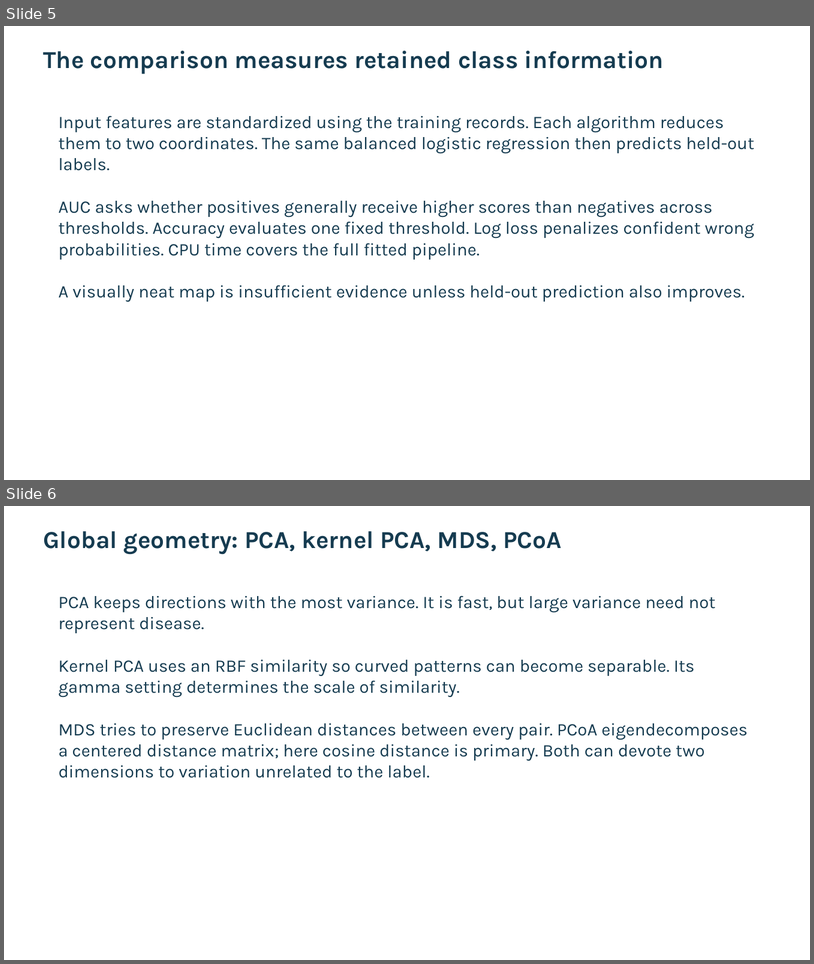
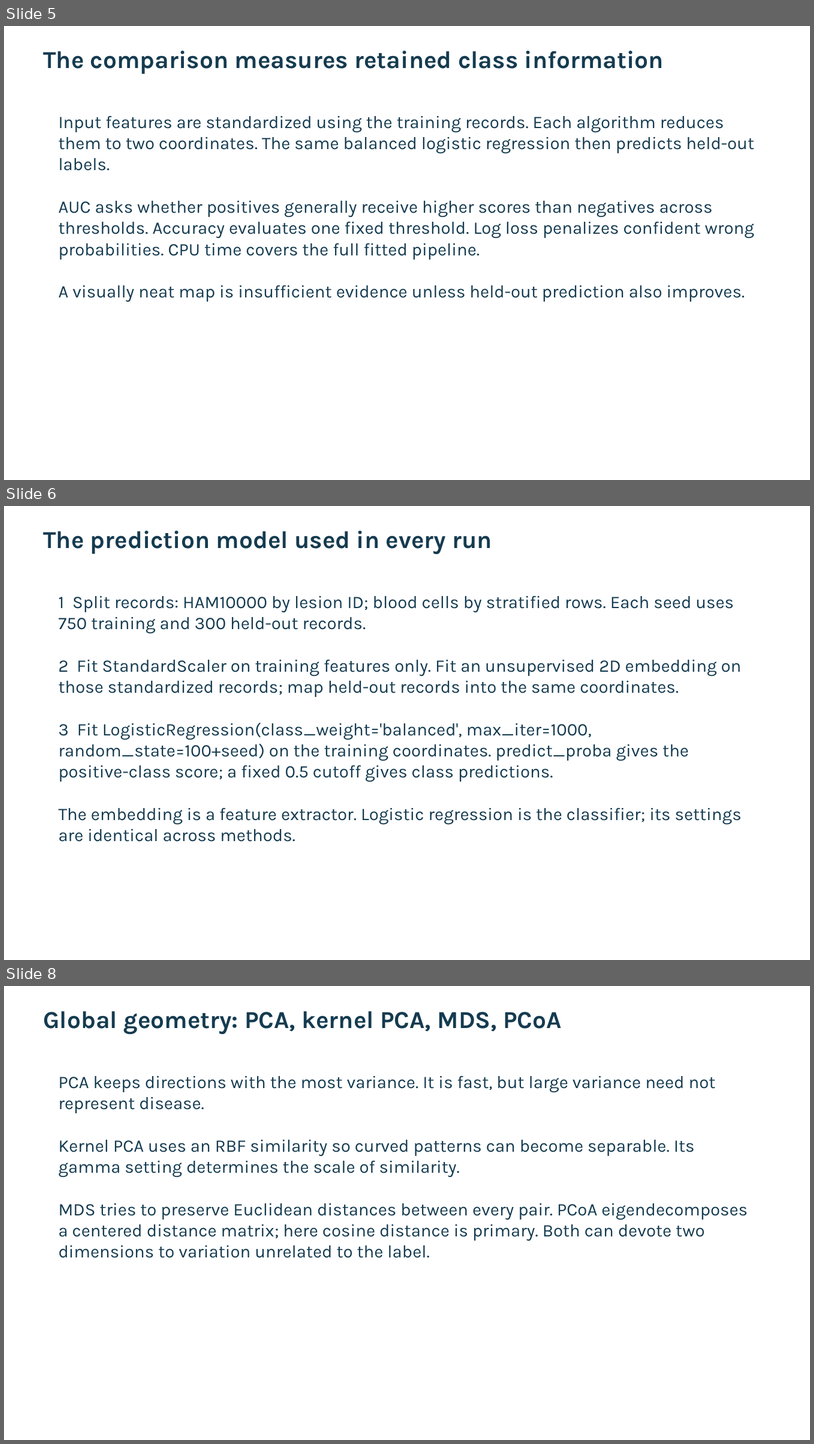
Before and after one commit to Gamila-Elfayoumi/comparing-classification-methods, a slide deck: deliverables/AML_presentation.pptx. Shown one above the other, each under a label of ours: slides 5 and 6 before the commit, slides 5, 6 and 8 after it; the slides between them are not shown. The pictures are 814x964 and 814x1444 pixels, drawn with LibreOffice and Linux fonts; fonts in the diff are those of the drawing. Boxes give left, top, right and bottom in pixels: in the first picture for what was removed or moved away, otherwise in the second. Text is boxed around its words. In the diff, an @@ line names an element or a change of style, - is before the commit and + after.

Commit message:
Expand AML presentation with model and eleven-method visuals

```diff
--- a/deliverables/AML_presentation.pptx
+++ b/deliverables/AML_presentation.pptx
@@ slide 6 added at [4, 506, 810, 960], background #FFFFFF @@
@@ text added at [43, 531, 493, 554], 29 pt, text #153B50, bold @@
+The prediction model used in every run
@@ text added at [59, 595, 742, 841], 21 pt, text #153B50 @@
+1 Split records: HAM10000 by lesion ID; blood cells by stratified rows. Each seed uses 750 training and 300 held-out records.
+2 Fit StandardScaler on training features only. Fit an unsupervised 2D embedding on those standardized records; map held-out records into the same coordinates.
+3 Fit LogisticRegression(class_weight='balanced', max_iter=1000, random_state=100+seed) on the training coordinates. predict_proba gives the positive-class score; a fixed 0.5 cutoff gives class predictions.
+The embedding is a feature extractor. Logistic regression is the classifier; its settings are identical across methods.
@@ what was slide 6 is now slide 8 @@
```
Also in this commit, not shown: 1 slide changed, 6 other slides added, 9 other files.
